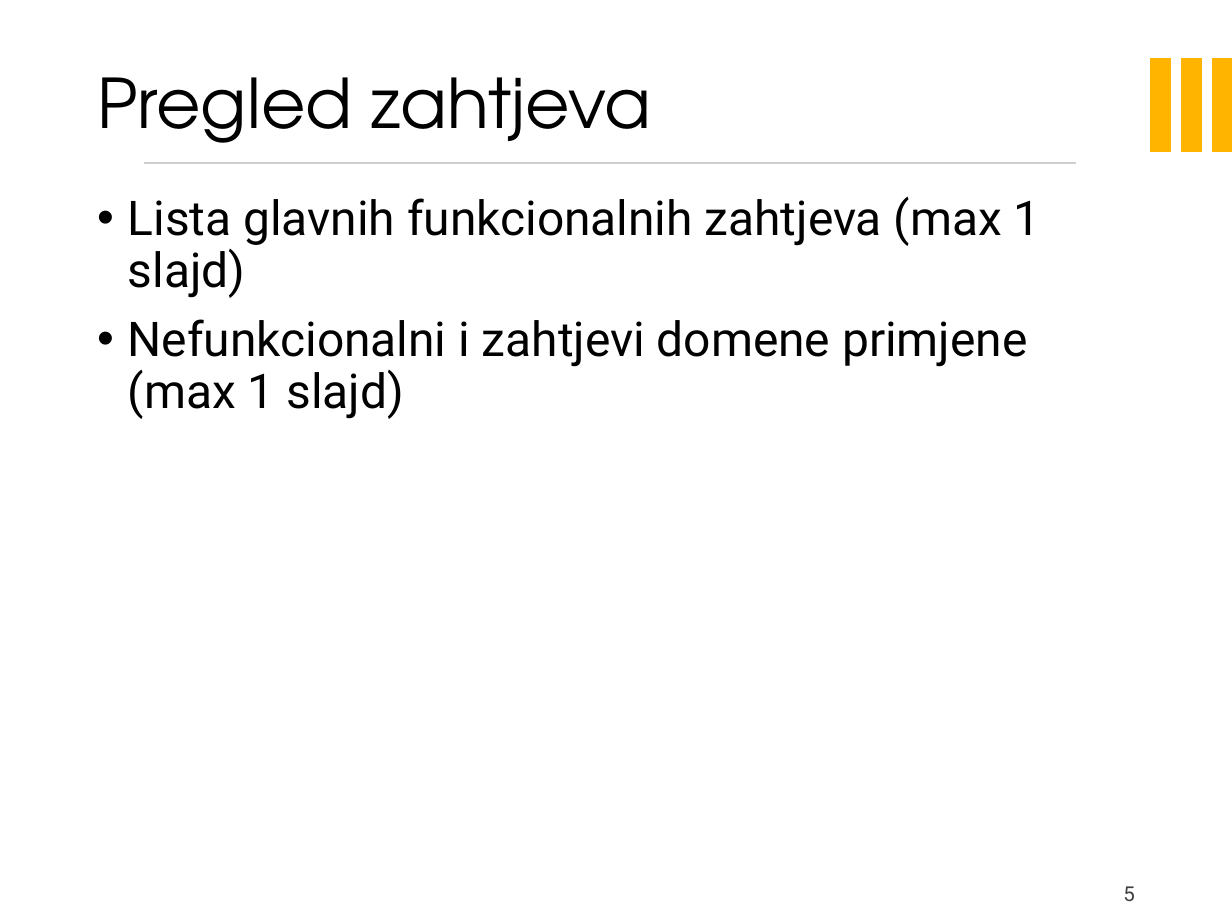
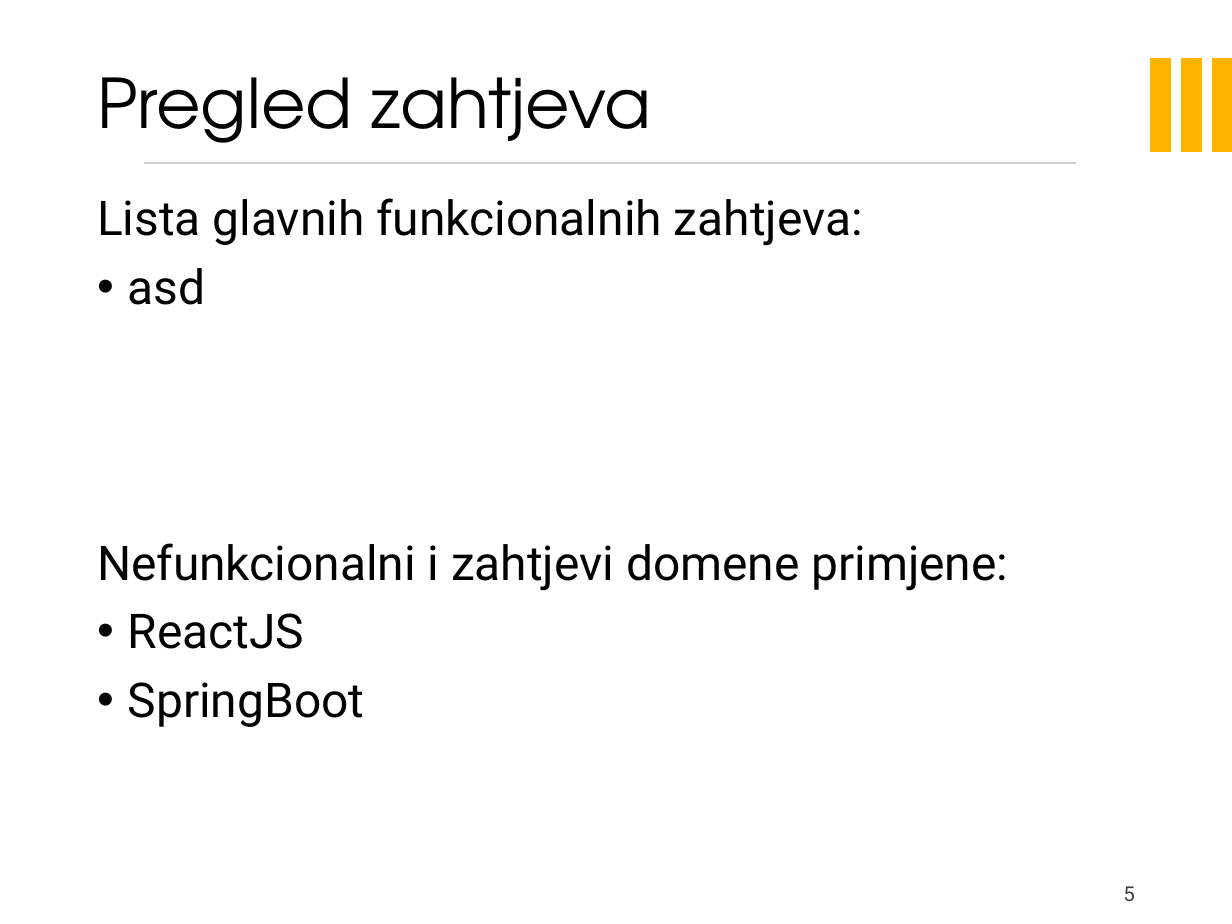
Before and after one commit to sleko01/cuvari-pasa, a slide deck: slide 5 of PrezentacijaProjekata.pptx. Drawn at 1232x924 pixels with LibreOffice and Linux fonts; fonts in the diff are those of the drawing; background and template pictures are left out. Boxes give left, top, right and bottom in pixels: in the first picture for what was removed or moved away, otherwise in the second. Text is boxed around its words. In the diff, an @@ line names an element or a change of style, - is before the commit and + after.

```diff
--- a/PrezentacijaProjekata.pptx
+++ b/PrezentacijaProjekata.pptx
@@ text at (97, 198, 1008, 727): text changed @@
-• Lista glavnih funkcionalnih zahtjeva (max 1 slajd)
-• Nefunkcionalni i zahtjevi domene primjene (max 1 slajd)
+Lista glavnih funkcionalnih zahtjeva:
+• asd
+Nefunkcionalni i zahtjevi domene primjene:
+• ReactJS
+• SpringBoot
```
Also in this commit, not shown: 1 other slide changed.
